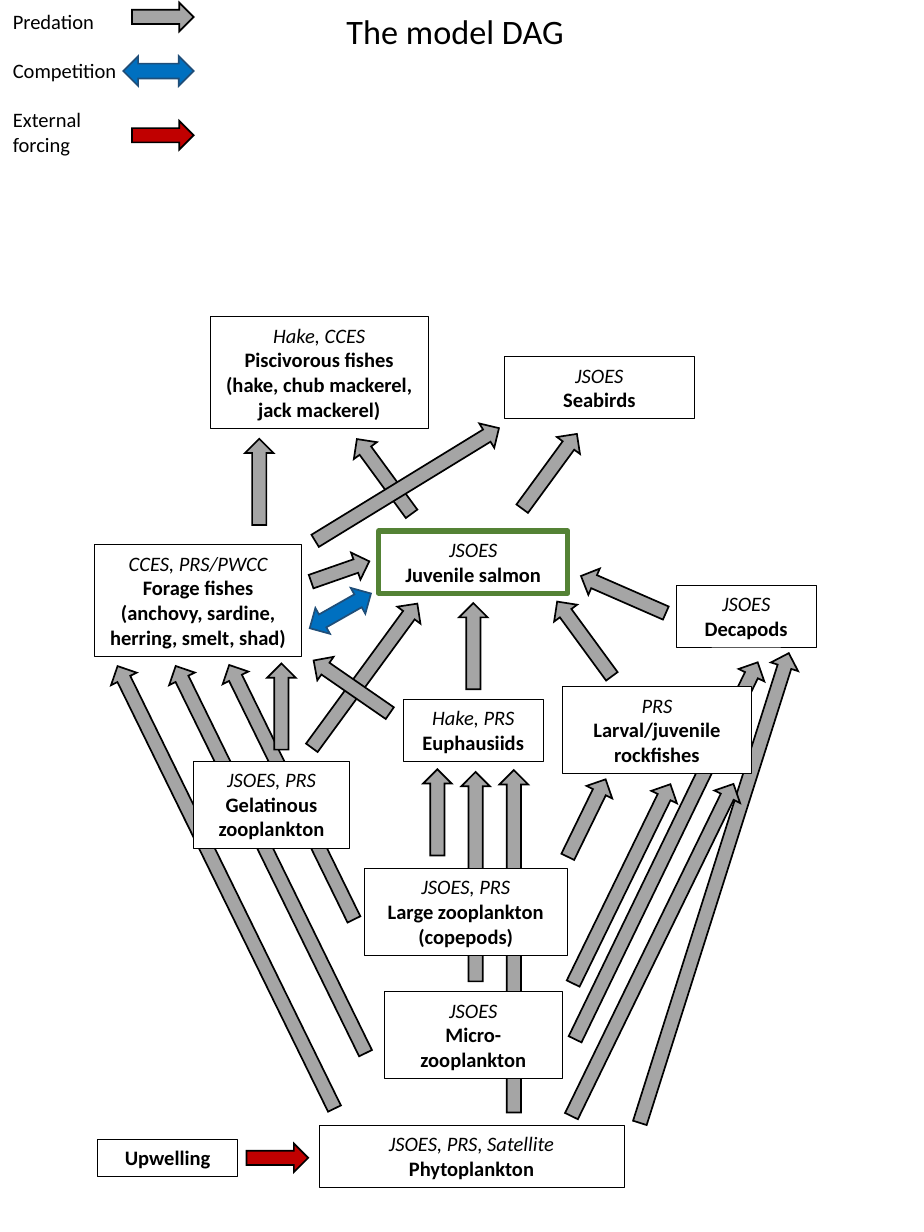
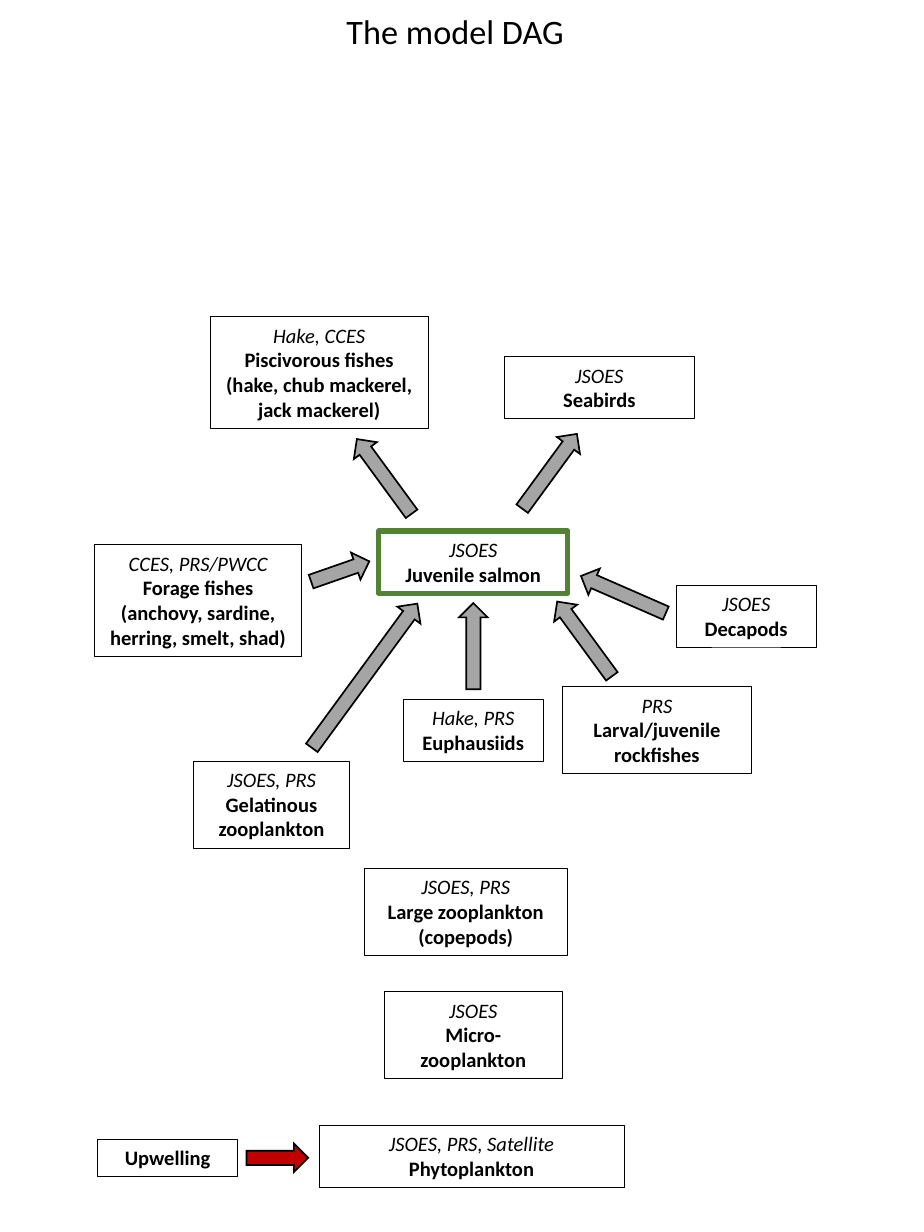
Before and after one commit to markusmin/JSOES-SDM, a slide deck: slide 1 of docs/model_dag.pptx. Drawn at 924x1232 pixels with LibreOffice and Linux fonts; fonts in the diff are those of the drawing. Boxes give left, top, right and bottom in pixels: in the first picture for what was removed or moved away, otherwise in the second. Text is boxed around its words. In the diff, an @@ line names an element or a change of style, - is before the commit and + after.

```diff
--- a/docs/model_dag.pptx
+++ b/docs/model_dag.pptx
@@ text removed at [13, 14, 116, 156] @@
-Predation
-Competition
-External
-forcing
@@ right arrow removed at [132, 2, 193, 31] @@
@@ left right arrow removed at [123, 57, 193, 86] @@
@@ right arrow removed at [132, 121, 193, 149] @@
@@ right arrow removed at [308, 416, 506, 553] @@
@@ right arrow removed at [245, 439, 273, 525] @@
@@ left right arrow removed at [303, 581, 378, 641] @@
@@ right arrow removed at [163, 659, 379, 1059] @@
@@ right arrow removed at [217, 658, 367, 925] @@
@@ right arrow removed at [306, 649, 398, 725] @@
@@ right arrow removed at [563, 656, 770, 1045] @@
@@ right arrow removed at [627, 649, 803, 1127] @@
@@ right arrow removed at [104, 660, 347, 1115] @@
@@ right arrow removed at [267, 663, 295, 750] @@
@@ right arrow removed at [423, 769, 452, 856] @@
@@ right arrow removed at [461, 772, 490, 981] @@
@@ right arrow removed at [500, 769, 528, 1112] @@
@@ right arrow removed at [555, 772, 618, 862] @@
@@ right arrow removed at [559, 777, 747, 1122] @@
@@ right arrow removed at [561, 778, 684, 990] @@
```
Also in this commit, not shown: 1 other slide changed, 14 other files.
